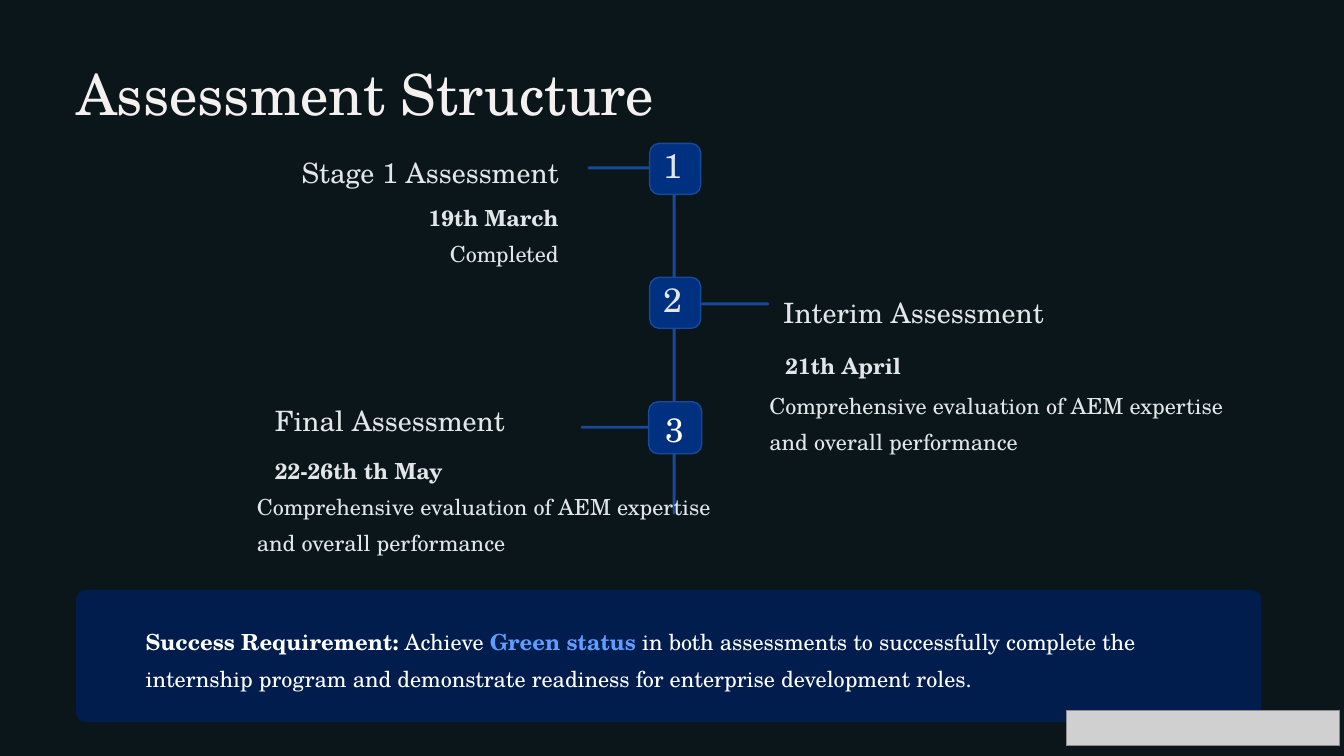
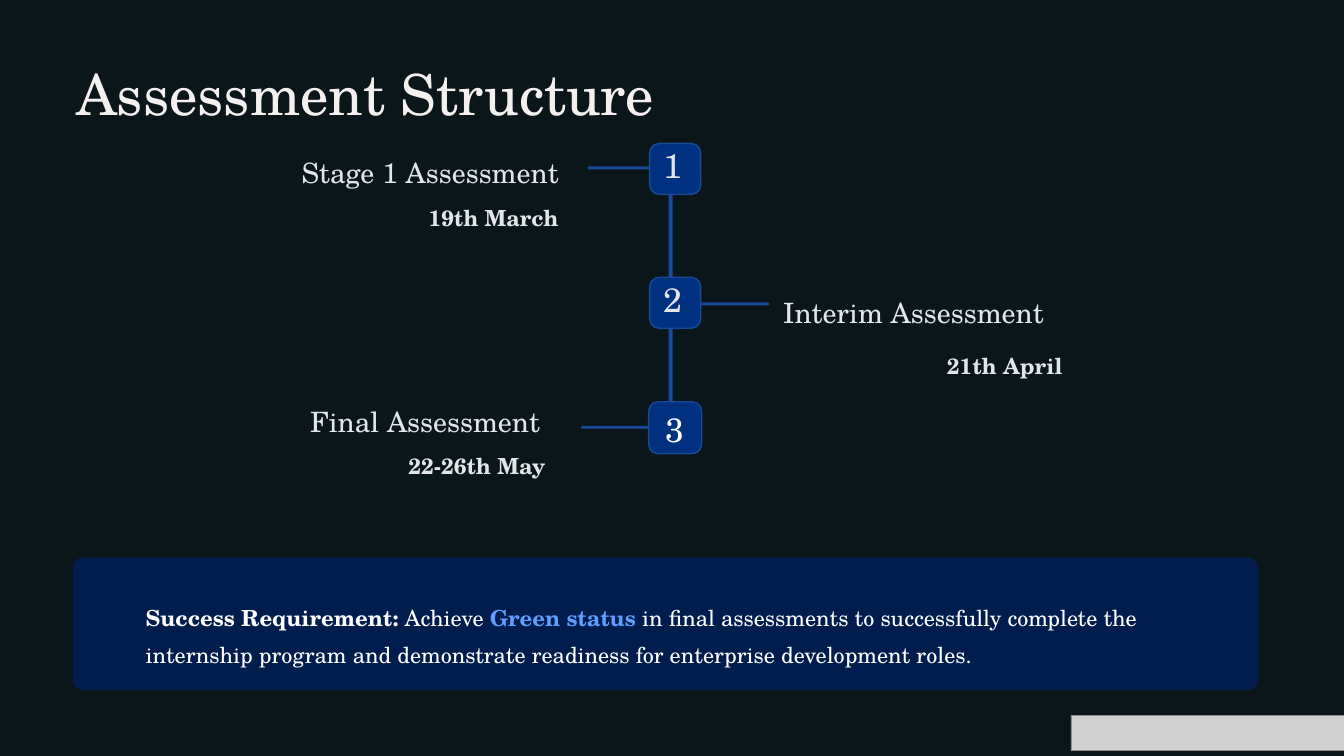
Before and after one commit to KUNALCHOURE/presentation, a slide deck: slide 8 of Second_Progress_Seminar_Updated (1) (1).pptx (slide 12 before the commit). Drawn at 1344x756 pixels with LibreOffice and Linux fonts; fonts in the diff are those of the drawing; grey boxes stand for pictures; background and template pictures are left out; a plain dark background stands for a picture behind light text. Boxes give left, top, right and bottom in pixels: in the first picture for what was removed or moved away, otherwise in the second. Text is boxed around its words. In the diff, an @@ line names an element or a change of style, - is before the commit and + after.

```diff
--- a/Second_Progress_Seminar_Updated (1) (1).pptx
+++ b/Second_Progress_Seminar_Updated (1) (1).pptx
@@ rounded rectangle: place and size @@
-rounded rectangle at box(673, 189, 675, 514)
+rounded rectangle at box(669, 189, 673, 448)
@@ rounded rectangle at box(669, 189, 673, 448): mirrored @@
@@ text removed at box(450, 245, 559, 267) @@
-Completed
@@ text "21th April" at box(947, 357, 1062, 379): alignment left to right @@
@@ text "Final Assessment": place and size @@
-text "Final Assessment" at box(275, 410, 505, 432)
+text "Final Assessment" at box(310, 411, 540, 433)
@@ text removed at box(769, 397, 1223, 455) @@
-Comprehensive evaluation of AEM expertise and overall performance
@@ text at box(408, 457, 545, 479): text changed @@
-22-26th th May
+22-26th May
@@ text removed at box(257, 494, 710, 556) @@
-Comprehensive evaluation of AEM expertise and overall performance
@@ rounded rectangle: place and size @@
-rounded rectangle at box(76, 590, 1262, 722)
+rounded rectangle at box(73, 558, 1258, 690)
@@ text at box(146, 609, 1137, 668): text changed @@
-Success Requirement: Achieve Green status in both assessments to successfully complete the internship program and demonstrate readiness for enterprise development roles.
+Success Requirement: Achieve Green status in final assessments to successfully complete the internship program and demonstrate readiness for enterprise development roles.
@@ picture: place and size @@
-picture at box(1066, 710, 1339, 746)
+picture at box(1071, 715, 1344, 751)
```
Also in this commit, not shown: 7 other slides changed, 5 slides added.
